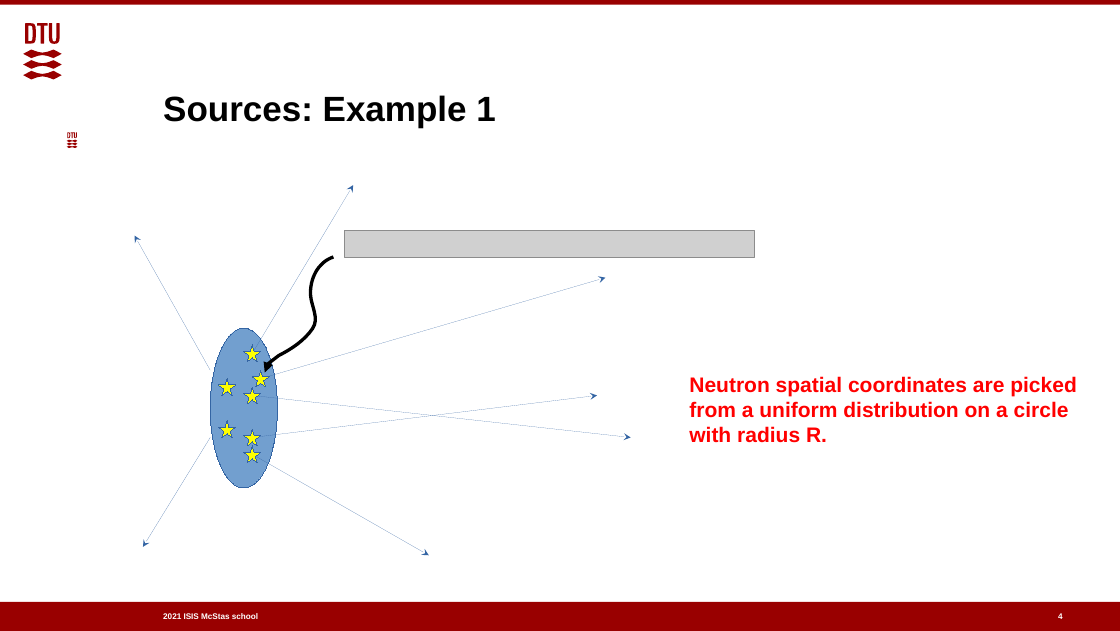
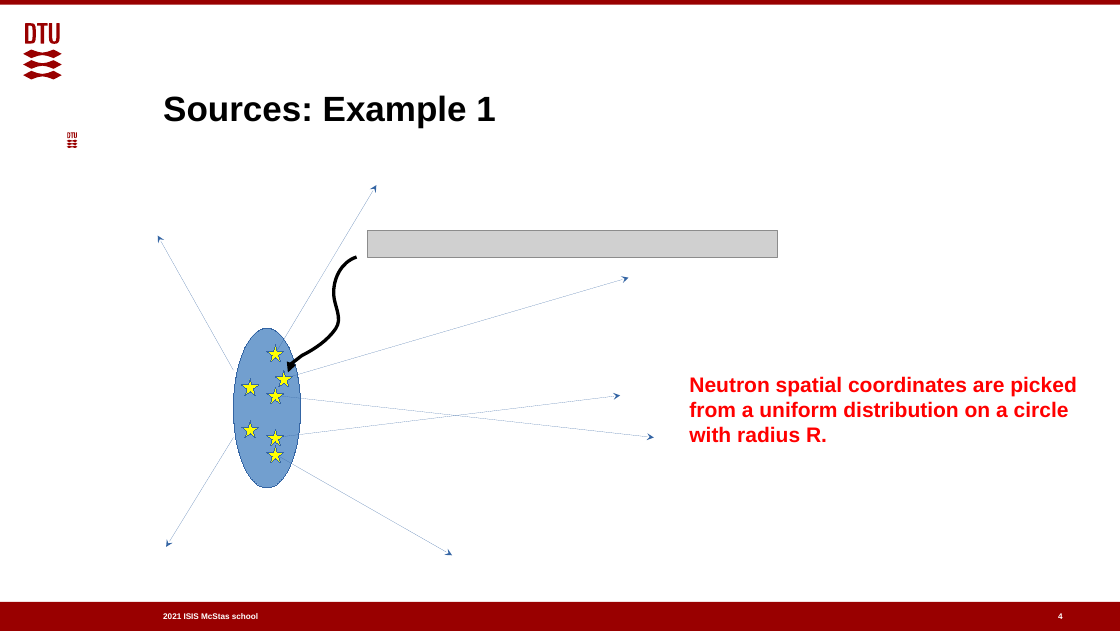
Before and after one commit to McStasMcXtrace/Schools, a slide deck: slide 4 of ISIS_April_2021/Tuesday_April_13th/2_Component_basics/2_Sources_and_Monitors.odp. Drawn at 1120x631 pixels with LibreOffice and Linux fonts; fonts in the diff are those of the drawing; grey boxes stand for pictures; background and template pictures are left out. Boxes give left, top, right and bottom in pixels: in the first picture for what was removed or moved away, otherwise in the second. Text is boxed around its words. In the diff, an @@ line names an element or a change of style, - is before the commit and + after.

```diff
--- a/ISIS_April_2021/Tuesday_April_13th/2_Component_basics/2_Sources_and_Monitors.odp
+++ b/ISIS_April_2021/Tuesday_April_13th/2_Component_basics/2_Sources_and_Monitors.odp
@@ 7 arrows, 7 stars, 1 picture, 1 freeform shape, 1 ellipse: place and size @@
-7 arrows, 7 stars, 1 picture, 1 freeform shape, 1 ellipse at (135, 185, 755, 555)
+7 arrows, 7 stars, 1 picture, 1 freeform shape, 1 ellipse at (158, 185, 779, 555)
```
Also in this commit, not shown: 4 other slides changed, 1 other file.
